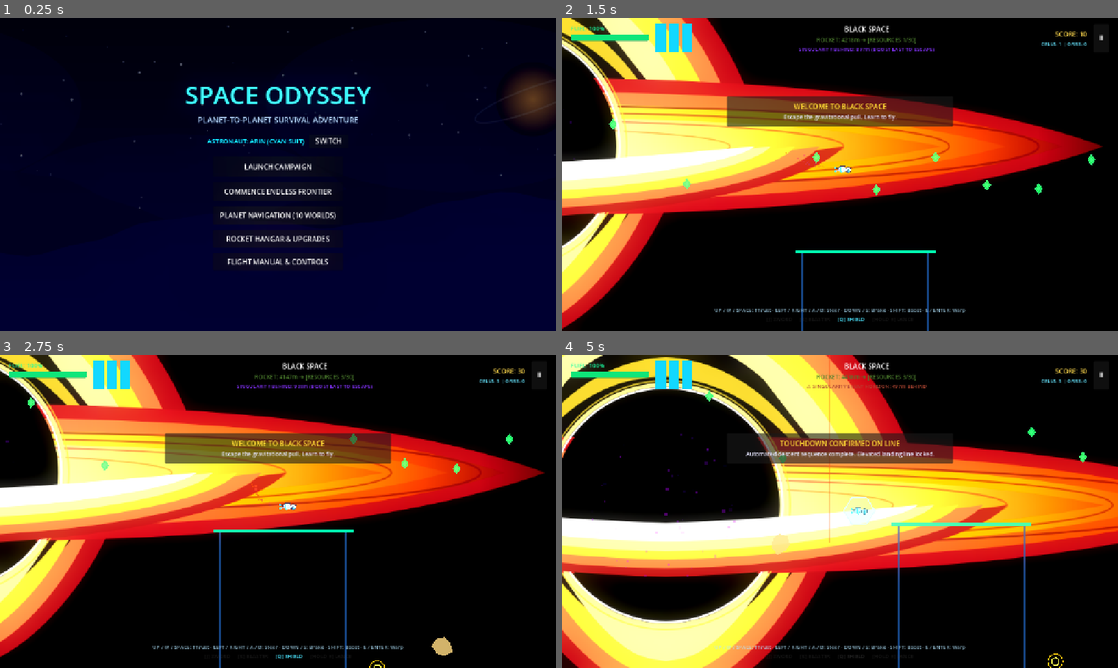
Above: before the commit, frames 1-4 (two rows, left to right).
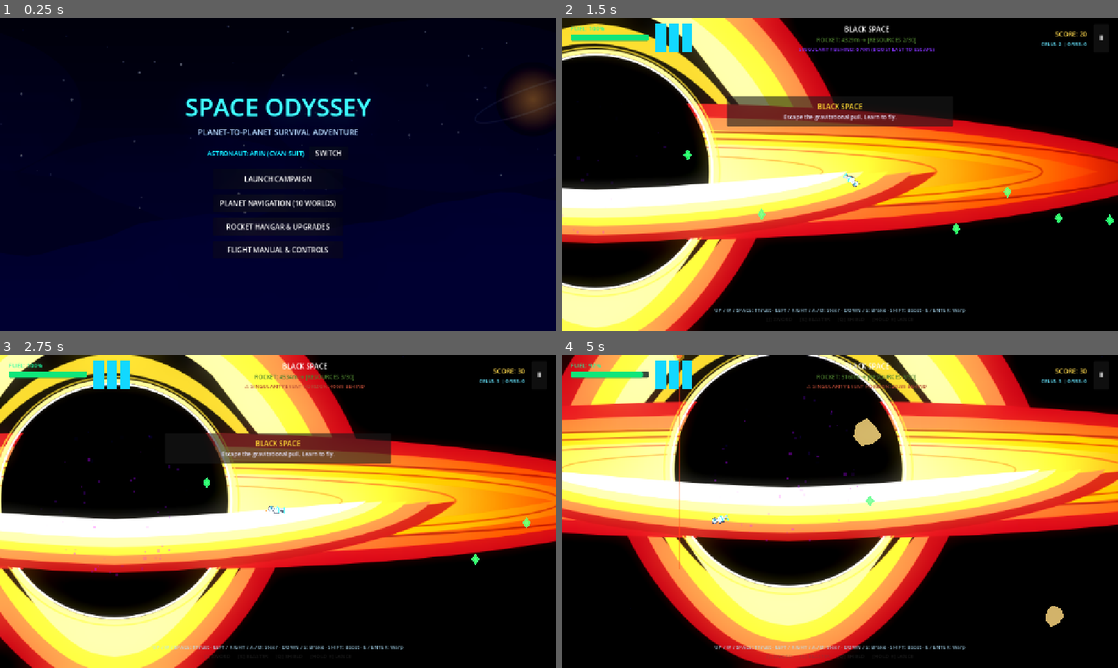
Above: after the commit, the same moments.

Repository: mallikarjunr444-gif/respawn-2d-game
Game: Godot game, scene res://scenes/main_menu.tscn
Two runs of this game, one before a commit and one after it. Both use one fixed random seed, a clock stepped at 60 frames per second and the inputs below.
Inputs (mouse positions are in pixels of both pictures, inside the frame that each line leads up to):
- Up to frame 1 (0.25 s): no input
- Up to frame 2 (1.5 s): click "LAUNCH CAMPAIGN" at 0.5 s; tap Enter (ui_accept) at 1.25 s; move the mouse to (962, 158) at 1.27 s; hold D (move_right) from 1.28 s (still down); tap Q (shield) at 1.35 s; click (962, 158) at 1.42 s
- Up to frame 3 (2.75 s): tap Enter (ui_accept) at 1.52 s; release D (move_right) at 2 s; drag from (166, 527) to (27, 436) at 2.02 s
- Up to frame 4 (5 s): move the mouse to (895, 442) at 2.77 s; hold A (move_left) 2.78-3.5 s; hold Shift (boost) 2.78-3.5 s; tap Q (shield) at 3.05, 4.35 s; drag from (812, 574) to (834, 505) at 3.52 s; move the mouse to (1006, 558) at 4.27 s; hold D (move_right) from 4.28 s (still down); tap Enter (ui_accept) at 4.52 s; tap R (restart) at 4.9 s

The runs differ from the first frame. In frame 1, 5.4% of the frame differs, in the area x 33-67%, y 22-80%; in frame 2, 53%; in frame 3, 62%; in frame 4, 75%, in the area x 0-100%, y 0-100%.

Commit message:
revert: restore original version before refactor as requested

Diff:
--- a/scenes/devourer.gd
+++ b/scenes/devourer.gd
@@ -11,7 +11,6 @@
 @export var max_pull_force: float = 440.0
 @export var kill_radius: float = 140.0
 @export var rotation_speed: float = 1.0
-@export var pursuit_speed: float = 55.0
 
 var target_player: CharacterBody2D = null
 var alert_cooldown: float = 0.0
@@ -27,17 +26,13 @@
 func _process(delta: float) -> void:
 	disk_poly.rotation += rotation_speed * delta
 
-	# 1. Pull Player toward singularity center & pursue player across space
+	# 1. Pull Player toward singularity center
 	if not target_player or not is_instance_valid(target_player):
 		var players = get_tree().get_nodes_in_group("player")
 		if players.size() > 0:
 			target_player = players[0]
 
 	if target_player and is_instance_valid(target_player):
-		# Dynamic Black Hole pursuit running behind the whole space
-		global_position.x += pursuit_speed * delta
-		global_position.y = lerpf(global_position.y, target_player.global_position.y, 1.2 * delta)
-
 		var offset_to_player = target_player.global_position - global_position
 		var dist = offset_to_player.length()
 
--- a/scenes/game.gd
+++ b/scenes/game.gd
@@ -46,12 +46,8 @@
 	_setup_visuals()
 	_generate_level()
 
-	var p_name = world_info.get("name", "SPACE ODYSSEY").to_upper()
-	if GameState.game_mode == "endless":
-		p_name = "SECTOR " + str(GameState.endless_sector) + " · " + p_name
-	hud.set_sector_title(p_name)
-	# Cinematic "WELCOME TO [PLANET NAME]" Banner upon entry/arrival
-	GameState.show_toast("WELCOME TO " + p_name, world_info.get("subtitle", "Survive and reach the gate"), 5.0)
+	hud.set_sector_title(world_info.get("name", "SPACE ODYSSEY"))
+	GameState.show_toast(world_info.get("name", ""), world_info.get("subtitle", "Survive and reach the gate"), 4.0)
 
 func _setup_visuals() -> void:
 	sky_rect.color = world_info.get("sky_color", Color(0.02, 0.03, 0.06, 1.0))
@@ -91,74 +87,14 @@
 	particles.color = col
 	add_child(particles)
 
-func _create_elevated_landing_line(pad_pos: Vector2, pad_width: float = 340.0) -> Node2D:
-	var pad_node = Node2D.new()
-	pad_node.name = "ElevatedLandingLine"
-	pad_node.position = pad_pos
-
-	# Stanchions / Support Pillars holding the elevated line
-	var left_stanchion = Line2D.new()
-	left_stanchion.points = PackedVector2Array([Vector2(0, 0), Vector2(0, 900)])
-	left_stanchion.default_color = Color(0.2, 0.35, 0.55, 0.8)
-	left_stanchion.width = 6.0
-	pad_node.add_child(left_stanchion)
-
-	var right_stanchion = Line2D.new()
-	right_stanchion.points = PackedVector2Array([Vector2(pad_width, 0), Vector2(pad_width, 900)])
-	right_stanchion.default_color = Color(0.2, 0.35, 0.55, 0.8)
-	right_stanchion.width = 6.0
-	pad_node.add_child(right_stanchion)
-
-	# Holographic green landing line (Never below screen!)
-	var holo_line = Line2D.new()
-	holo_line.points = PackedVector2Array([Vector2(-20, 0), Vector2(pad_width + 20, 0)])
-	holo_line.default_color = Color(0.1, 1.0, 0.65, 0.95)
-	holo_line.width = 9.0
-	pad_node.add_child(holo_line)
-
-	# Beacon Lights
-	var light_l = PointLight2D.new()
-	light_l.color = Color(0.1, 1.0, 0.65)
-	light_l.energy = 1.5
-	light_l.position = Vector2(0, -12)
-	pad_node.add_child(light_l)
-
-	var light_r = PointLight2D.new()
-	light_r.color = Color(0.1, 1.0, 0.65)
-	light_r.energy = 1.5
-	light_r.position = Vector2(pad_width, -12)
-	pad_node.add_child(light_r)
-
-	# Collision Line (elevated platform)
-	var body = StaticBody2D.new()
-	var col = CollisionShape2D.new()
-	var seg = SegmentShape2D.new()
-	seg.a = Vector2(-25, 0)
-	seg.b = Vector2(pad_width + 25, 0)
-	col.shape = seg
-	body.add_child(col)
-	pad_node.add_child(body)
-
-	add_child(pad_node)
-	return pad_node
-
 func _generate_level() -> void:
-	# 1. Dynamic Randomized Insertion Coordinates & Elevated Landing Line (Different positions each run!)
-	var base_start = world_info.get("player_start", Vector2(1200.0, 2000.0))
-	var start_pos = base_start + Vector2(randf_range(-140.0, 160.0), randf_range(-100.0, 120.0))
-
-	# Elevated landing line elevated strictly above ground (Never below screen!)
-	var landing_y = clampf(start_pos.y + 320.0, 1200.0, level_bounds.size.y - 750.0)
-	var pad_pos = Vector2(start_pos.x + 60.0, landing_y)
-	_create_elevated_landing_line(pad_pos, 340.0)
-
+	# 1. Spawn Player (Facing right, escaping away from black hole)
 	player = player_scene.instantiate()
+	var start_pos = world_info.get("player_start", Vector2(1200.0, 2000.0))
 	player.position = start_pos
 	player.facing_angle = 0.0
-	player.velocity = Vector2(80.0, 35.0)
+	player.velocity = Vector2(80.0, 0.0)
 	player.level_bounds = level_bounds
-	player.landing_target = Vector2(pad_pos.x + 170.0, pad_pos.y - 18.0)
-	player.is_auto_landing = true # Fully automated descent sequence on entering atmosphere!
 
 	# Space mode: ONLY rocket in space; on planet: character
 	var is_in_space = world_info.get("is_space", false) or world_info.get("id") == "black_space"
@@ -166,36 +102,30 @@
 
 	# Configure planetary environmental forces
 	var grav_val = world_info.get("gravity_strength", 200.0)
-	player.level_gravity = Vector2(0.0, grav_val * 0.15)
+	player.level_gravity = Vector2(0.0, grav_val * 0.15) # Smooth flight gravity
 	var wind_dir = world_info.get("wind_direction", Vector2.ZERO)
 	var wind_str = world_info.get("wind_strength", 0.0)
 	player.level_wind = wind_dir * wind_str
 	player.level_drag = world_info.get("drag_coefficient", 0.015)
 	add_child(player)
 
-	# 2. Spawn Launch Gate at dynamically varied position
+	# 2. Spawn Launch Gate
 	launch_gate = launch_gate_scene.instantiate()
-	var base_gate = world_info.get("launch_gate_position", Vector2(level_bounds.size.x - 500.0, 2000.0))
-	var gate_pos = base_gate + Vector2(randf_range(-120.0, 80.0), randf_range(-120.0, 120.0))
+	var gate_pos = world_info.get("launch_gate_position", Vector2(level_bounds.size.x - 500.0, 2000.0))
 	launch_gate.position = gate_pos
 	launch_gate.set_min_fuel(world_info.get("min_fuel_to_launch", 15.0))
 	launch_gate.set_required_cells(world_info.get("fuel_cell_count", 0))
 	add_child(launch_gate)
 
-	# 3. Dynamic Black Hole pursuit running behind the player across the whole space
-	devourer = devourer_scene.instantiate()
-	var bh_x = start_pos.x - 800.0
-	var bh_y = start_pos.y
-	devourer.position = Vector2(bh_x, bh_y)
-	devourer.pull_radius = 2400.0 + (GameState.current_world_idx * 120.0)
-	devourer.pull_strength = 450.0 + (GameState.current_world_idx * 25.0)
-	devourer.kill_radius = 180.0
-	devourer.pursuit_speed = 52.0 + (GameState.current_world_idx * 7.0)
-	if GameState.game_mode == "endless":
-		devourer.pursuit_speed += GameState.endless_sector * 12.0
-		devourer.pull_strength += GameState.endless_sector * 20.0
-	devourer.target_player = player
-	add_child(devourer)
+	# 3. Spawn Black Hole (opening space only — positioned behind the player on the left)
+	if world_info.get("has_black_hole", false):
+		devourer = devourer_scene.instantiate()
+		devourer.position = world_info.get("black_hole_position", Vector2(500.0, 2000.0))
+		devourer.pull_radius = world_info.get("black_hole_pull_radius", 2200.0)
+		devourer.pull_strength = world_info.get("black_hole_pull_strength", 420.0)
+		devourer.kill_radius = world_info.get("black_hole_kill_radius", 180.0)
+		devourer.target_player = player
+		add_child(devourer)
 
 	# 4. Spawn Fuel Cells along the route
 	_spawn_collectibles(start_pos, gate_pos)
--- a/scenes/main_menu.gd
+++ b/scenes/main_menu.gd
@@ -37,11 +37,8 @@
 
 func _on_launch_btn_pressed() -> void:
 	SoundManager.play("click", 0.05)
+	# Start at level 0 (Black Space tutorial) or first available
 	GameState.start_level(0)
-
-func _on_endless_btn_pressed() -> void:
-	SoundManager.play("click", 0.05)
-	GameState.start_endless()
 
 func _on_planets_btn_pressed() -> void:
 	SoundManager.play("click", 0.05)
--- a/scenes/main_menu.tscn
+++ b/scenes/main_menu.tscn
@@ -92,11 +92,6 @@
 custom_minimum_size = Vector2(0, 46)
 layout_mode = 2
 text = "LAUNCH CAMPAIGN"
-
-[node name="EndlessBtn" type="Button" parent="CenterContainer/VBox/MenuButtons"]
-custom_minimum_size = Vector2(0, 44)
-layout_mode = 2
-text = "COMMENCE ENDLESS FRONTIER"
 
 [node name="PlanetsBtn" type="Button" parent="CenterContainer/VBox/MenuButtons"]
 custom_minimum_size = Vector2(0, 42)
@@ -225,7 +220,6 @@
 
 [connection signal="pressed" from="CenterContainer/VBox/CharSelector/CharBtn" to="." method="_on_char_btn_pressed"]
 [connection signal="pressed" from="CenterContainer/VBox/MenuButtons/LaunchBtn" to="." method="_on_launch_btn_pressed"]
-[connection signal="pressed" from="CenterContainer/VBox/MenuButtons/EndlessBtn" to="." method="_on_endless_btn_pressed"]
 [connection signal="pressed" from="CenterContainer/VBox/MenuButtons/PlanetsBtn" to="." method="_on_planets_btn_pressed"]
 [connection signal="pressed" from="CenterContainer/VBox/MenuButtons/UpgradesBtn" to="." method="_on_upgrades_btn_pressed"]
 [connection signal="pressed" from="CenterContainer/VBox/MenuButtons/ControlsBtn" to="." method="_on_controls_btn_pressed"]
--- a/scenes/player.gd
+++ b/scenes/player.gd
@@ -25,9 +25,6 @@
 const BOOST_MAX_DURATION: float = 0.4
 const BOOST_COOLDOWN_TIME: float = 1.5
 const BOOST_FUEL_COST: float = 8.0
-
-var is_auto_landing: bool = false
-var landing_target: Vector2 = Vector2.ZERO
 
 # ── Damage ──
 var invulnerable_timer: float = 0.0
@@ -102,26 +99,6 @@
 		if shield_active_timer <= 0.0:
 			shield_bubble.visible = false
 			shield_bubble.monitoring = false
-
-	# ── Automated Descent Guidance Sequence (Auto landing on planet line) ──
-	if is_auto_landing:
-		var diff = landing_target - global_position
-		var target_vx = clampf(diff.x * 2.5, -220.0, 220.0)
-		var target_vy = clampf(diff.y * 1.6, 30.0, 130.0)
-		velocity.x = lerpf(velocity.x, target_vx, 5.0 * delta)
-		velocity.y = lerpf(velocity.y, target_vy, 4.5 * delta)
-		facing_angle = lerp_angle(facing_angle, 0.0, 6.0 * delta)
-		rotation = lerp_angle(rotation, PI * 0.5, 8.0 * delta)
-		is_thrusting = true
-		exhaust_particles.emitting = true
-		move_and_slide()
-		if diff.length() < 42.0 and absf(velocity.y) < 130.0:
-			is_auto_landing = false
-			velocity = Vector2.ZERO
-			exhaust_particles.emitting = false
-			SoundManager.play("land", 0.1)
-			GameState.show_toast("TOUCHDOWN CONFIRMED ON LINE", "Automated descent sequence complete. Elevated landing line locked.", 4.0)
-		return
 
 	# ── Directional Steering & Rotation (Left/Right or A/D) ──
 	var steer_input = 0.0
@@ -240,13 +217,11 @@
 				_fire_plasma_blaster()
 			lance_charge_time = 0.0
 
-	# Phase Shield (Exactly 1 Shield charge per level)
-	if Input.is_action_just_pressed("shield") and GameState.has_shield and GameState.shield_charges > 0 and shield_cooldown <= 0.0:
-		GameState.shield_charges -= 1
-		shield_active_timer = 3.5
-		shield_cooldown = 4.0
+	# Phase Shield
+	if Input.is_action_just_pressed("shield") and GameState.has_shield and shield_cooldown <= 0.0:
+		shield_active_timer = 1.8
+		shield_cooldown = 5.5
 		SoundManager.play("shield", 0.05)
-		GameState.weapons_changed.emit()
 
 	# ── Move ──
 	move_and_slide()
@@ -267,9 +242,9 @@
 	if position.y < min_y:
 		position.y = min_y
 		if velocity.y < 0.0: velocity.y = 0.0
-	elif position.y >= max_y - 30.0:
-		# Land on line, not below screen: Falling below screen triggers failure!
-		take_damage(99, "ALTITUDE CRITICAL — IMPACT BELOW FLIGHT CORRIDOR")
+	elif position.y > max_y:
+		position.y = max_y
+		if velocity.y > 0.0: velocity.y = -30.0
 
 
 # ═══════════════════════════════════════════════════════════════
--- a/scenes/ui/hud.gd
+++ b/scenes/ui/hud.gd
@@ -127,7 +127,7 @@
 func _update_weapons() -> void:
 	sword_icon.modulate = Color(0.3, 0.9, 1.0, 1.0) if GameState.has_sword else Color(0.3, 0.3, 0.3, 0.3)
 	blaster_icon.modulate = Color(0.3, 0.9, 1.0, 1.0) if GameState.has_blaster else Color(0.3, 0.3, 0.3, 0.3)
-	shield_icon.modulate = Color(0.3, 0.9, 1.0, 1.0) if (GameState.has_shield and GameState.shield_charges > 0) else Color(0.4, 0.4, 0.4, 0.35)
+	shield_icon.modulate = Color(0.3, 0.9, 1.0, 1.0) if GameState.has_shield else Color(0.3, 0.3, 0.3, 0.3)
 	lance_icon.modulate = Color(0.8, 0.4, 1.0, 1.0) if GameState.has_lance else Color(0.3, 0.3, 0.3, 0.3)
 
 func _on_toast_requested(title: String, subtitle: String, duration: float) -> void:
@@ -137,24 +137,13 @@
 	toast_timer = duration
 
 func _on_player_died(reason: String) -> void:
-	var title_lbl = $GameOverPanel/VBox/Title
-	if title_lbl:
-		title_lbl.text = "LEVEL FAILED — TRY AGAIN"
-	var restart_lbl = $GameOverPanel/VBox/RestartBtn
-	if restart_lbl:
-		restart_lbl.text = "TRY AGAIN FROM START OF GAME [R]"
 	game_over_reason.text = reason
 	game_over_panel.visible = true
 
 func _on_restart_pressed() -> void:
 	GameState.force_unpause()
-	# If failed, restart from the start of the game (World 0)
-	GameState.start_level(0)
+	GameState.restart_level()
 
 func _on_menu_pressed() -> void:
 	GameState.force_unpause()
 	GameState.go_to_menu()
-
-func _unhandled_input(event: InputEvent) -> void:
-	if game_over_panel.visible and event.is_action_pressed("restart"):
-		_on_restart_pressed()
--- a/scenes/ui/hud.tscn
+++ b/scenes/ui/hud.tscn
@@ -219,7 +219,7 @@
 layout_mode = 2
 theme_override_colors/font_color = Color(1, 0.2, 0.2, 1)
 theme_override_font_sizes/font_size = 28
-text = "LEVEL FAILED — TRY AGAIN"
+text = "MISSION FAILED"
 horizontal_alignment = 1
 
 [node name="ReasonLabel" type="Label" parent="GameOverPanel/VBox"]
@@ -232,7 +232,7 @@
 [node name="RestartBtn" type="Button" parent="GameOverPanel/VBox"]
 custom_minimum_size = Vector2(0, 38)
 layout_mode = 2
-text = "TRY AGAIN FROM START OF GAME [R]"
+text = "RETRY FLIGHT [R]"
 
 [node name="MenuBtn" type="Button" parent="GameOverPanel/VBox"]
 custom_minimum_size = Vector2(0, 36)
--- a/scripts/game_state.gd
+++ b/scripts/game_state.gd
@@ -45,13 +45,11 @@
 var player_hp: int = 3
 const MAX_HP: int = 3
 
-# ── Weapons & Defense ──
+# ── Weapons (preserved from original) ──
 var has_sword: bool = false
 var has_blaster: bool = false
-var has_shield: bool = true  # Exactly 1 Shield in each level
+var has_shield: bool = false
 var has_lance: bool = false
-var shield_charges: int = 1  # 1 Shield charge per level
-var endless_sector: int = 1  # Endless Frontier sector count
 
 # ── Upgrades ──
 var upgrade_tank_level: int = 0       # 0-3, each adds 25% capacity
@@ -277,8 +275,7 @@
 # ═══════════════════════════════════════════════════════════════
 
 func start_level(world_index: int) -> void:
-	if game_mode != "endless":
-		game_mode = "story"
+	game_mode = "story"
 	current_world_idx = world_index
 	# Preserve collected fuel progression, ensuring player starts with at least 55% tank
 	fuel = maxf(fuel, get_effective_max_fuel() * 0.55)
@@ -289,13 +286,12 @@
 	orbs_collected = 0
 	bonus_routes_found = 0
 	score = 0
-	shield_charges = 1 # EXACTLY 1 SHIELD IN EACH LEVEL
 
 	# Unlock weapons based on progression
-	has_shield = true # Shield is available with 1 charge per level
-	has_sword = world_index >= 2 or game_mode == "endless"
-	has_blaster = world_index >= 4 or game_mode == "endless"
-	has_lance = world_index >= 8 or game_mode == "endless"
+	has_sword = world_index >= 2
+	has_blaster = world_index >= 4
+	has_shield = world_index >= 6
+	has_lance = world_index >= 8
 
 	weapons_changed.emit()
 	force_unpause()
@@ -317,23 +313,14 @@
 	if next_idx < LevelData.get_planet_count() and not unlocked_levels.has(next_idx):
 		unlocked_levels.append(next_idx)
 
-	if game_mode == "endless":
-		endless_sector += 1
-
 	save_data()
 	level_completed.emit()
 
 func restart_level() -> void:
 	force_unpause()
-	# If failed, restart from the start of the game (World 0)
-	start_level(0)
+	start_level(current_world_idx)
 
 func go_to_next_level() -> void:
-	if game_mode == "endless":
-		var next_idx = (current_world_idx + 1) % LevelData.get_planet_count()
-		start_level(next_idx)
-		return
-
 	var next_idx = current_world_idx + 1
 	if next_idx < LevelData.get_planet_count():
 		start_level(next_idx)
Not shown, changed: index.html
Not shown, changed: public/index.html
